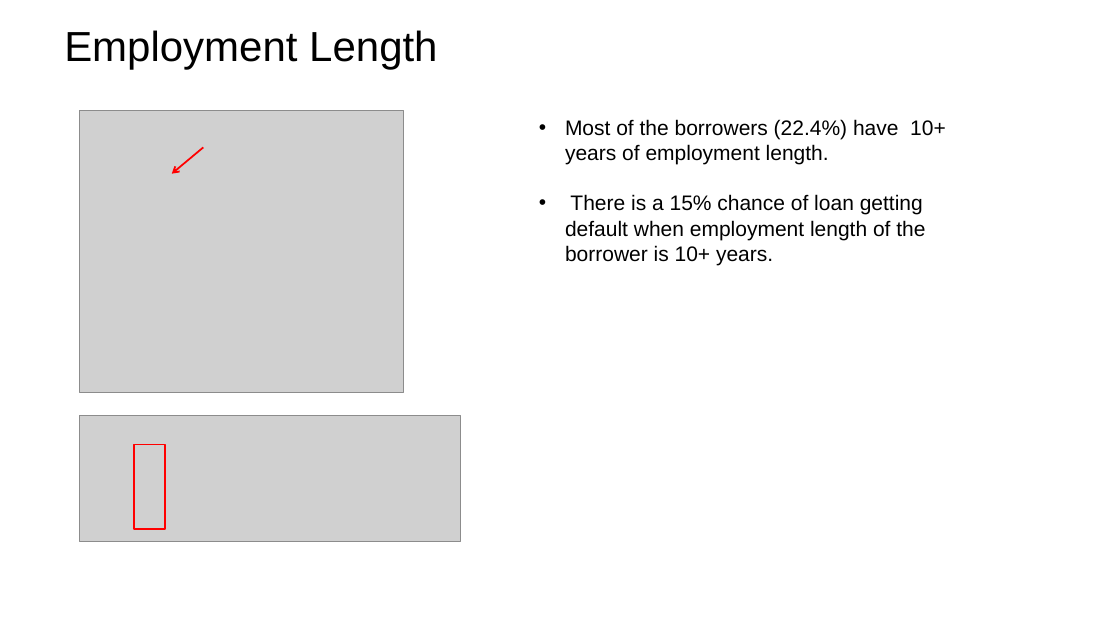
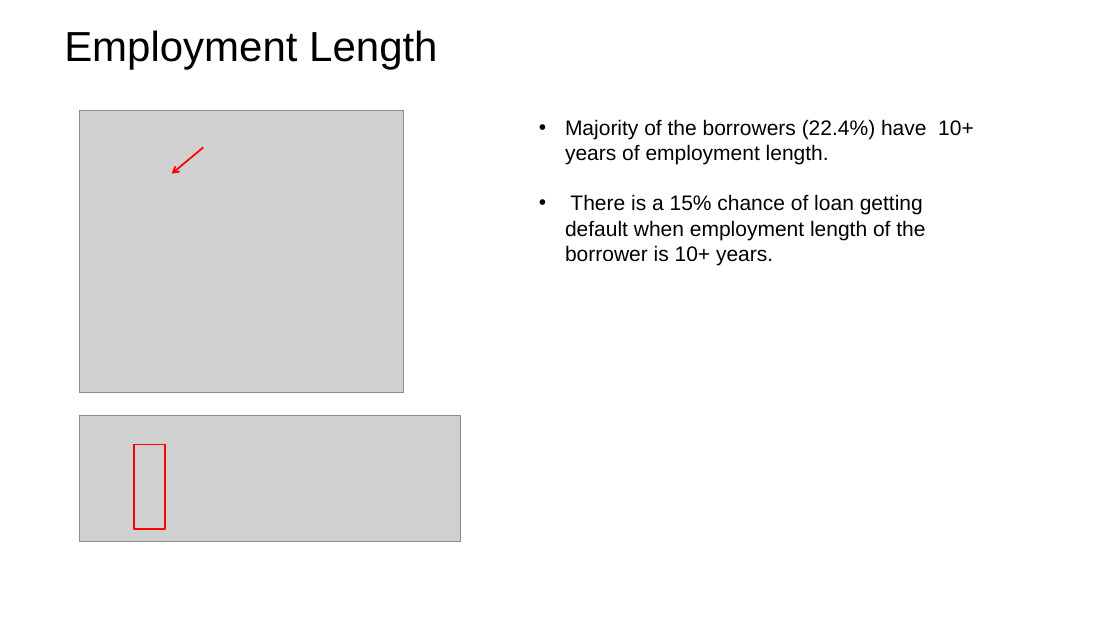
Before and after one commit to irish-luong/LandingClubCaseStudy, a slide deck: slide 12 of lending_club_case_study.pptx (slide 13 before the commit). Drawn at 1120x630 pixels with LibreOffice and Linux fonts; fonts in the diff are those of the drawing; grey boxes stand for pictures; background and template pictures are left out. Boxes give left, top, right and bottom in pixels: in the first picture for what was removed or moved away, otherwise in the second. Text is boxed around its words. In the diff, an @@ line names an element or a change of style, - is before the commit and + after.

```diff
--- a/lending_club_case_study.pptx
+++ b/lending_club_case_study.pptx
@@ text at [565, 119, 974, 165]: text changed @@
-• Most of the borrowers (22.4%) have 10+ years of employment length.
+• Majority of the borrowers (22.4%) have 10+ years of employment length.
```
Also in this commit, not shown: 12 other slides changed, 1 slide added, 1 slide removed.
